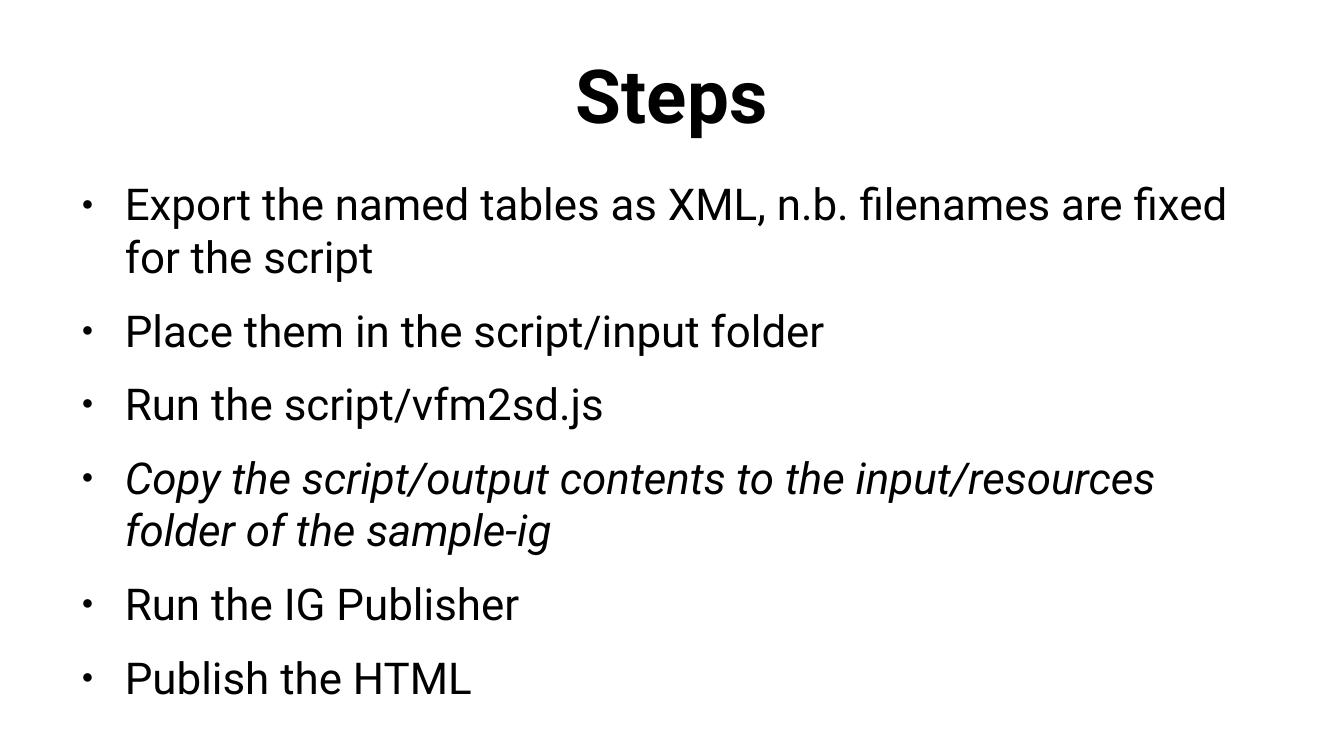
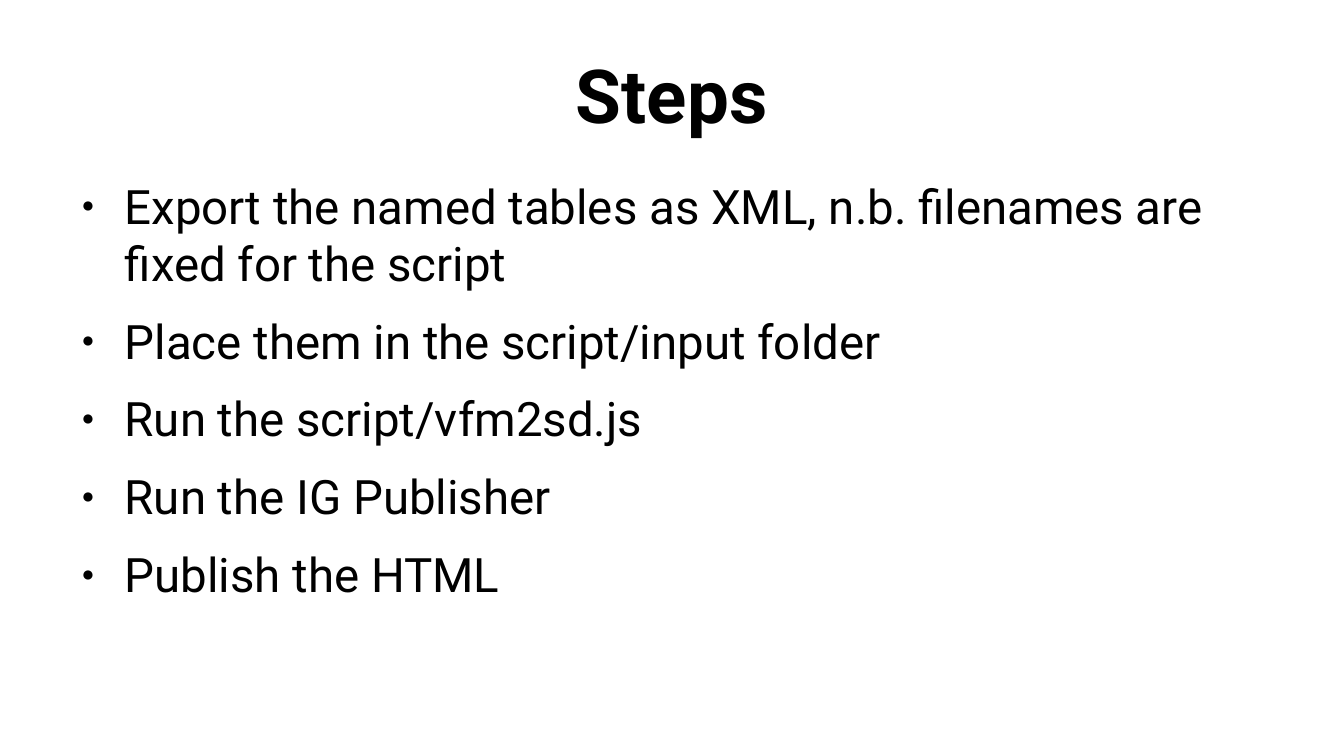
Before and after one commit to mvdzel/vha-ampl-fhir-ig, a slide deck: slide 9 of Documentation/docu.odp (slide 7 before the commit). Drawn at 1344x756 pixels with LibreOffice and Linux fonts; fonts in the diff are those of the drawing. Boxes give left, top, right and bottom in pixels: in the first picture for what was removed or moved away, otherwise in the second. Text is boxed around its words. In the diff, an @@ line names an element or a change of style, - is before the commit and + after.

```diff
--- a/Documentation/docu.odp
+++ b/Documentation/docu.odp
@@ text "Export the named tables as ..." at [125, 188, 1203, 593]: size 25.9 to 28 pt @@
@@ text at [125, 461, 1156, 555]: paragraph removed @@
-● Copy the script/output contents to the input/resources folder of the sample-ig
```
Also in this commit, not shown: 2 other slides changed, 2 slides added, 2 other files.
